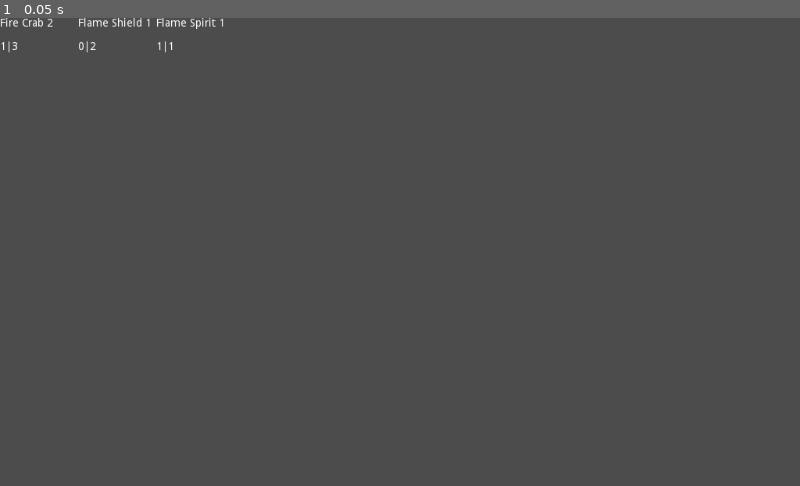
Above: before the commit, frame 1.
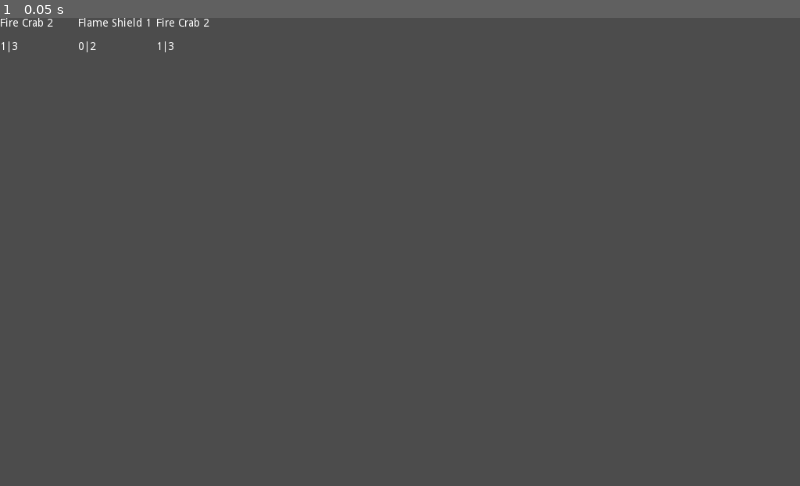
Above: after the commit, the same moment.

Repository: the-alex-g/Frost
Game: Godot game, scene res://Battlefield/Main.tscn
The game is run twice, just before and just after one commit, with the same random seed, the same clock (stepped at 60 frames per second) and the same inputs. Before the commit the project starts from res://Player/Player.tscn.
Inputs:
- Up to frame 1 (0.05 s): no input

The runs differ from the first frame. In frame 1, less than 0.1% of the frame differs, in the area x 20-28%, y 0-7%.

Commit message:
Add selection capabilities to cards

Diff:
--- /dev/null
+++ b/Project/Battlefield/Battlefield.tscn
@@ -0,0 +1,3 @@
+[gd_scene format=2]
+
+[node name="Battlefield" type="Node2D"]
--- /dev/null
+++ b/Project/Battlefield/Main.gd
@@ -0,0 +1,6 @@
+extends Node2D
+
+
+
+func _on_Player_selected(card):
+	pass
--- /dev/null
+++ b/Project/Battlefield/Main.tscn
@@ -0,0 +1,10 @@
+[gd_scene load_steps=3 format=2]
+
+[ext_resource path="res://Battlefield/Main.gd" type="Script" id=1]
+[ext_resource path="res://Player/Player.tscn" type="PackedScene" id=2]
+
+[node name="Main" type="Node2D"]
+script = ExtResource( 1 )
+
+[node name="Player" parent="." instance=ExtResource( 2 )]
+[connection signal="selected" from="Player" to="." method="_on_Player_selected"]
--- a/Project/Player/Cards/Card.gd
+++ b/Project/Player/Cards/Card.gd
@@ -1,17 +1,23 @@
 extends Node2D
 
 onready var text:RichTextLabel = $RichTextLabel
-var cardname:String
-var damage:int
-var health:int
-var cost:int
+var cardname:String = ""
+var damage:int = 0
+var health:int = 0
+var index:int = 0
+var cost:int = 0
 var hovered:bool = false
+signal selected(index)
 
 func _ready():
 	text.text += cardname+" "+str(cost)+"\n \n"
 	text.text += str(damage)
 	if health != 0:
 		text.text += "|"+str(health)
+
+func _process(_delta):
+	if Input.is_mouse_button_pressed(1) and hovered:
+		emit_signal("selected", index)
 
 func _on_RichTextLabel_mouse_entered():
 	modulate = Color(1,1,0,1)
--- a/Project/Player/Player.gd
+++ b/Project/Player/Player.gd
@@ -5,11 +5,13 @@
 var decksize:int = -1
 var type
 var handspace:Vector2 = Vector2(0,0)
+var cards_in_hand:Array = []
 var deck:Array = [
 	{"name":"Fire Blast", "damage":2, "cost":1, "health":0, "number":3}, {"name":"Flame Spirit", "damage":1, "health":1, "cost":1, "number":3},
 	{"name":"Flame Shield", "damage":0, "health":2, "cost":1, "number":3}, {"name":"Fire Crab", "damage":1, "health":3, "cost":2, "number":2},
 	{"name":"Drake", "damage":2, "health":2, "cost":2, "number":2}, {"name":"Fire Giant", "damage":3, "health":3, "cost":3, "number":1}
 ]
+signal selected(card)
 
 func _ready():
 	drawcards(3)
@@ -29,11 +31,17 @@
 		card.damage = findvar("damage")
 		card.health = findvar("health")
 		card.cost = findvar("cost")
+		card.index = cards_in_hand.size()
+		cards_in_hand.append(deck[type])
 		if findvar("number") == 1:
 			deck.remove(type)
 			decksize -= 1
 		else:
 			deck[type]["number"] -= 1
 		card.position = handspace
+		card.connect("selected", self, "selected")
 		handspace.x += 100
 		hand.add_child(card)
+
+func selected(index):
+	emit_signal("selected", cards_in_hand[index])
--- a/Project/Player/Player.tscn
+++ b/Project/Player/Player.tscn
@@ -2,12 +2,13 @@
 
 [ext_resource path="res://Player/Player.gd" type="Script" id=1]
 
-[node name="Node2D" type="Node2D"]
+[node name="Player" type="Node2D"]
 script = ExtResource( 1 )
 
 [node name="HBoxContainer" type="HBoxContainer" parent="."]
 margin_right = 40.0
 margin_bottom = 40.0
+mouse_filter = 0
 __meta__ = {
 "_edit_use_anchors_": false
 }
--- a/Project/project.godot
+++ b/Project/project.godot
@@ -16,7 +16,7 @@
 [application]
 
 config/name="Project"
-run/main_scene="res://Player/Player.tscn"
+run/main_scene="res://Battlefield/Main.tscn"
 config/icon="res://icon.png"
 
 [rendering]
